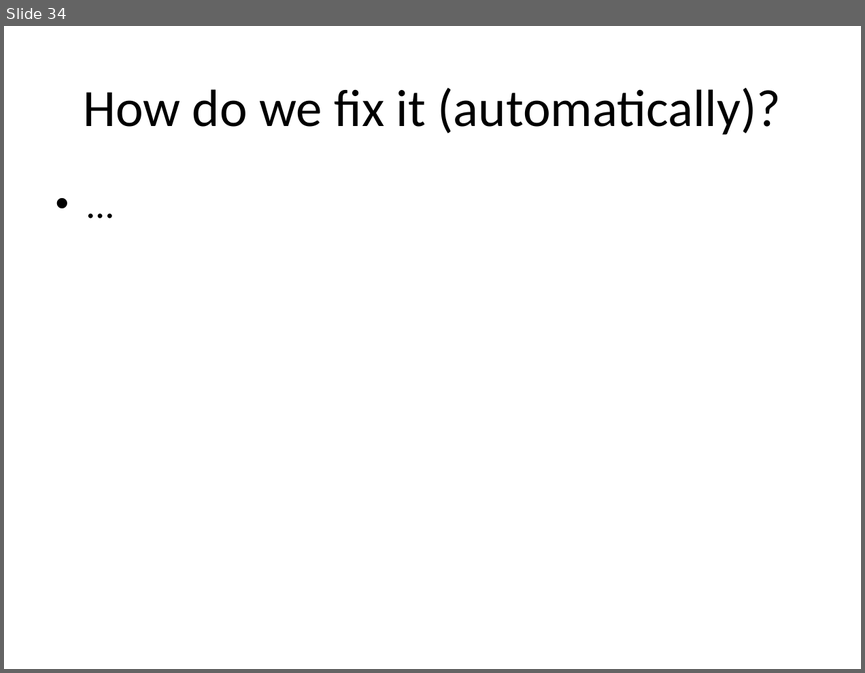
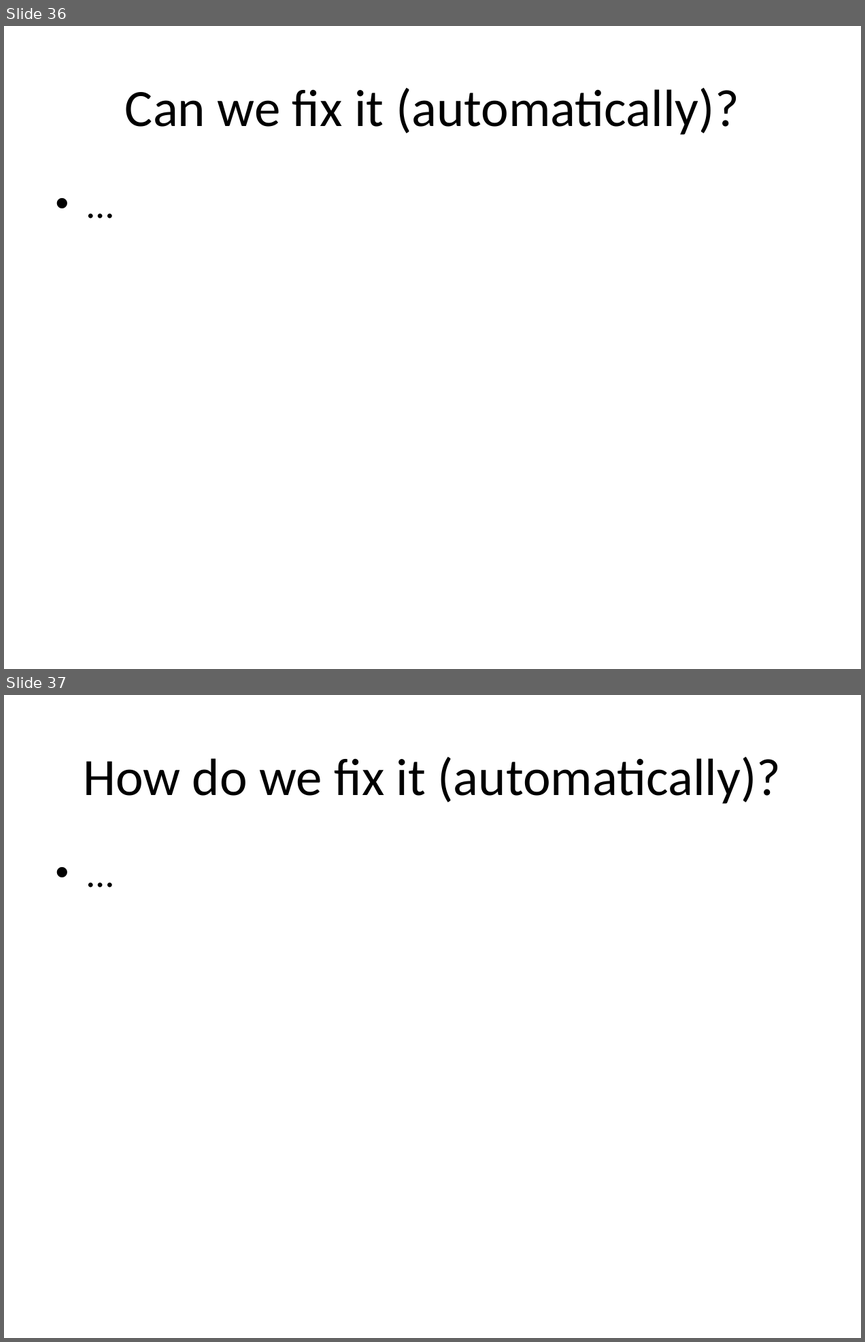
Before and after one commit to SannioEvolution/Material, a slide deck: 18 - Major Causes of Maintenance Problems- Infrastructure code smells.pptx. Shown one above the other, each under a label of ours: slide 34 before the commit, slides 36 and 37 after it. The pictures are 865x673 and 865x1342 pixels, drawn with LibreOffice and Linux fonts; fonts in the diff are those of the drawing; background and template pictures are left out. Boxes give left, top, right and bottom in pixels: in the first picture for what was removed or moved away, otherwise in the second. Text is boxed around its words. In the diff, an @@ line names an element or a change of style, - is before the commit and + after.

```diff
--- a/18 - Major Causes of Maintenance Problems- Infrastructure code smells.pptx
+++ b/18 - Major Causes of Maintenance Problems- Infrastructure code smells.pptx
@@ slide 36 added at (x1=4, y1=26, x2=861, y2=669), background #FFFFFF @@
@@ title added at (x1=125, y1=88, x2=739, y2=135), 44 pt, text #000000 @@
+Can we fix it (automatically)?
@@ text added at (x1=47, y1=176, x2=818, y2=600), 32 pt, text #000000 @@
+• …
@@ what was slide 34 is now slide 37 @@
```
Also in this commit, not shown: 14 slides changed, 6 other slides added, 1 other file.
